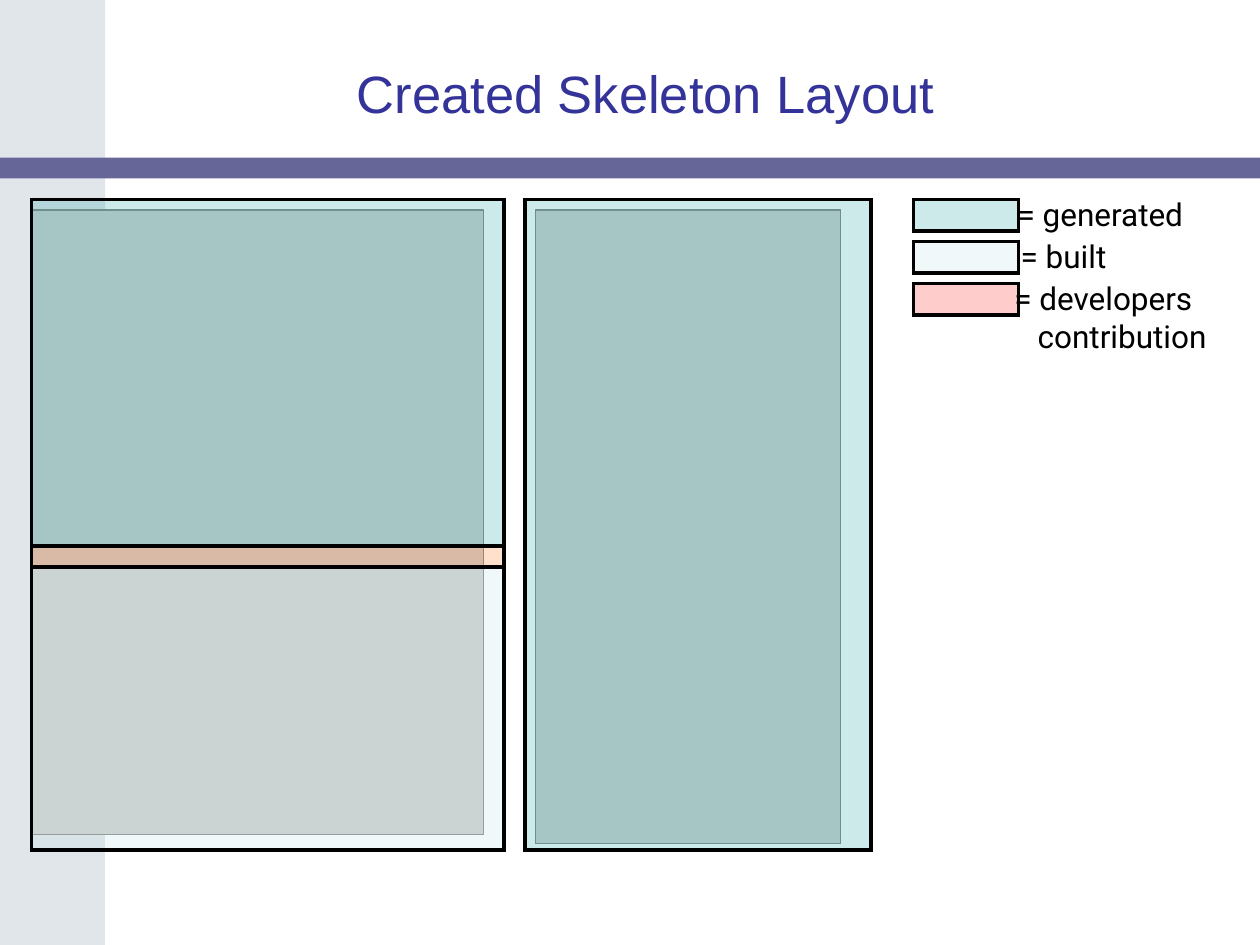
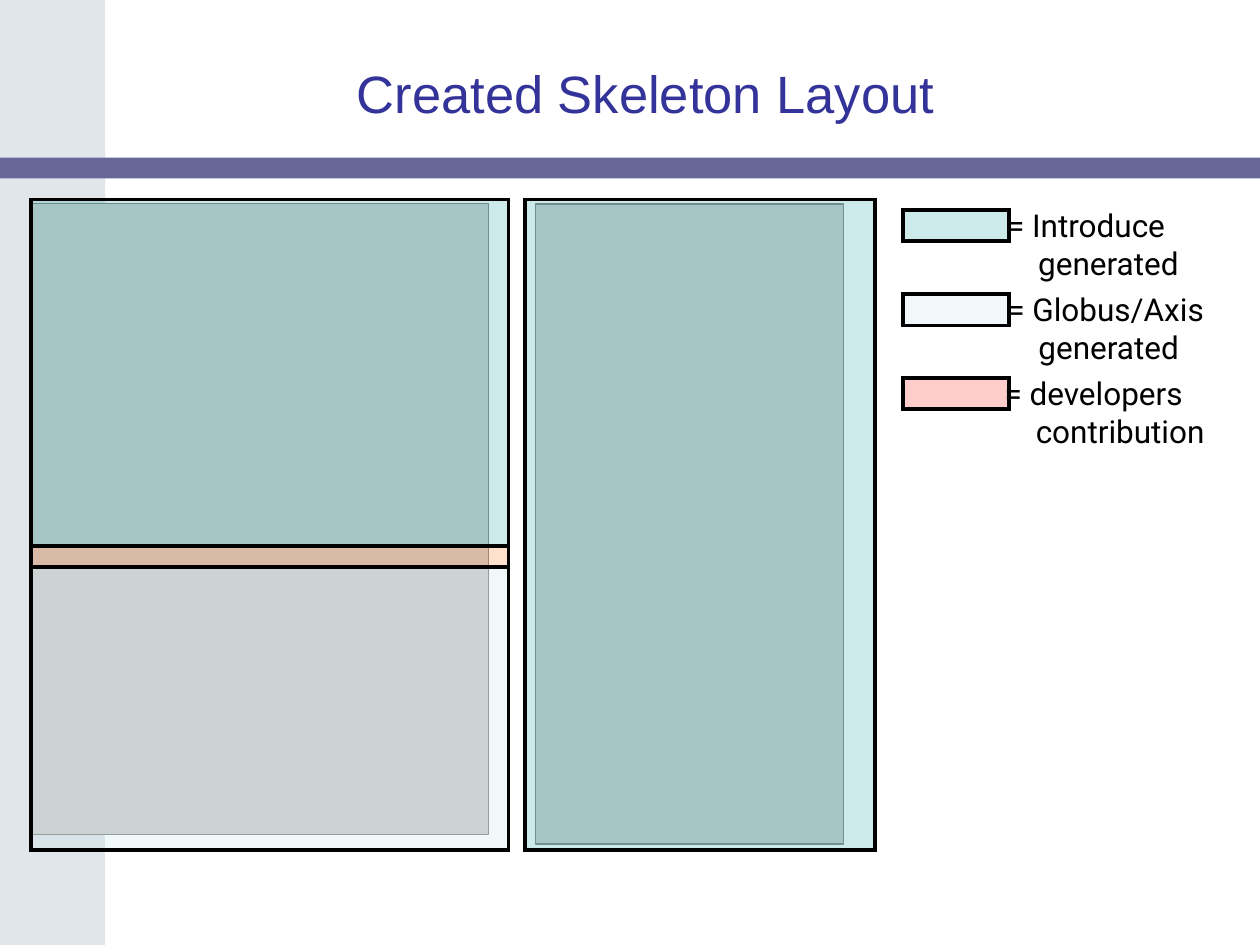
Before and after one commit to NCIP/cagrid-portal, a slide deck: slide 22 of cagrid-1-0/Documentation/presentations/200607_VCDE_ARCH/caGrid-Joint-F2F-Introduce.ppt (slide 17 before the commit). Drawn at 1260x945 pixels with LibreOffice and Linux fonts; fonts in the diff are those of the drawing; grey boxes stand for pictures; background and template pictures are left out. Boxes give left, top, right and bottom in pixels: in the first picture for what was removed or moved away, otherwise in the second. Text is boxed around its words. In the diff, an @@ line names an element or a change of style, - is before the commit and + after.

```diff
--- a/cagrid-1-0/Documentation/presentations/200607_VCDE_ARCH/caGrid-Joint-F2F-Introduce.ppt
+++ b/cagrid-1-0/Documentation/presentations/200607_VCDE_ARCH/caGrid-Joint-F2F-Introduce.ppt
@@ picture: place and size @@
-picture at <box>32,210,484,835</box>
+picture at <box>32,204,489,835</box>
@@ rectangle: place and size @@
-rectangle at <box>32,199,504,546</box>
+rectangle at <box>32,199,509,546</box>
@@ rectangle: place and size @@
-rectangle at <box>525,199,872,850</box>
+rectangle at <box>525,199,876,850</box>
@@ picture: place and size @@
-picture at <box>536,210,840,844</box>
+picture at <box>536,204,844,844</box>
@@ rectangle: place and size @@
-rectangle at <box>914,199,1018,231</box>
+rectangle at <box>903,210,1009,242</box>
@@ text at <box>1032,213,1178,282</box>: text changed @@
-= generated
+= Introduce
+generated
@@ text removed at <box>1046,244,1107,269</box> @@
-= built
@@ rectangle: place and size @@
-rectangle at <box>914,242,1018,273</box>
+rectangle at <box>903,294,1009,325</box>
@@ text added at <box>1032,297,1203,366</box>, 18 pt, text #000000 @@
+= Globus/Axis
+generated
@@ rectangle: place and size @@
-rectangle at <box>914,284,1018,315</box>
+rectangle at <box>903,378,1009,410</box>
@@ text "= developers" rewrapped from <box>1038,286,1207,349</box> to <box>1030,381,1205,444</box> @@
@@ rectangle: place and size @@
-rectangle at <box>32,567,504,850</box>
+rectangle at <box>32,567,509,850</box>
@@ rectangle: place and size @@
-rectangle at <box>32,546,504,567</box>
+rectangle at <box>32,546,509,567</box>
```
Also in this commit, not shown: 3 other slides changed, 3 slides added, 2 slides removed.
